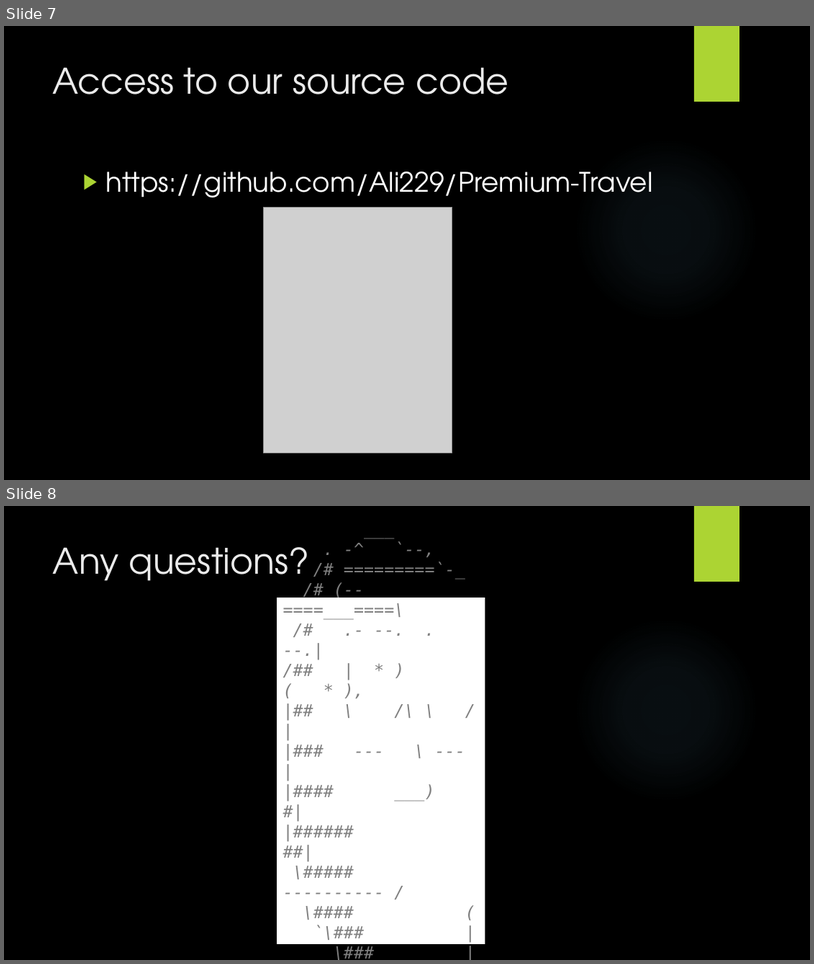
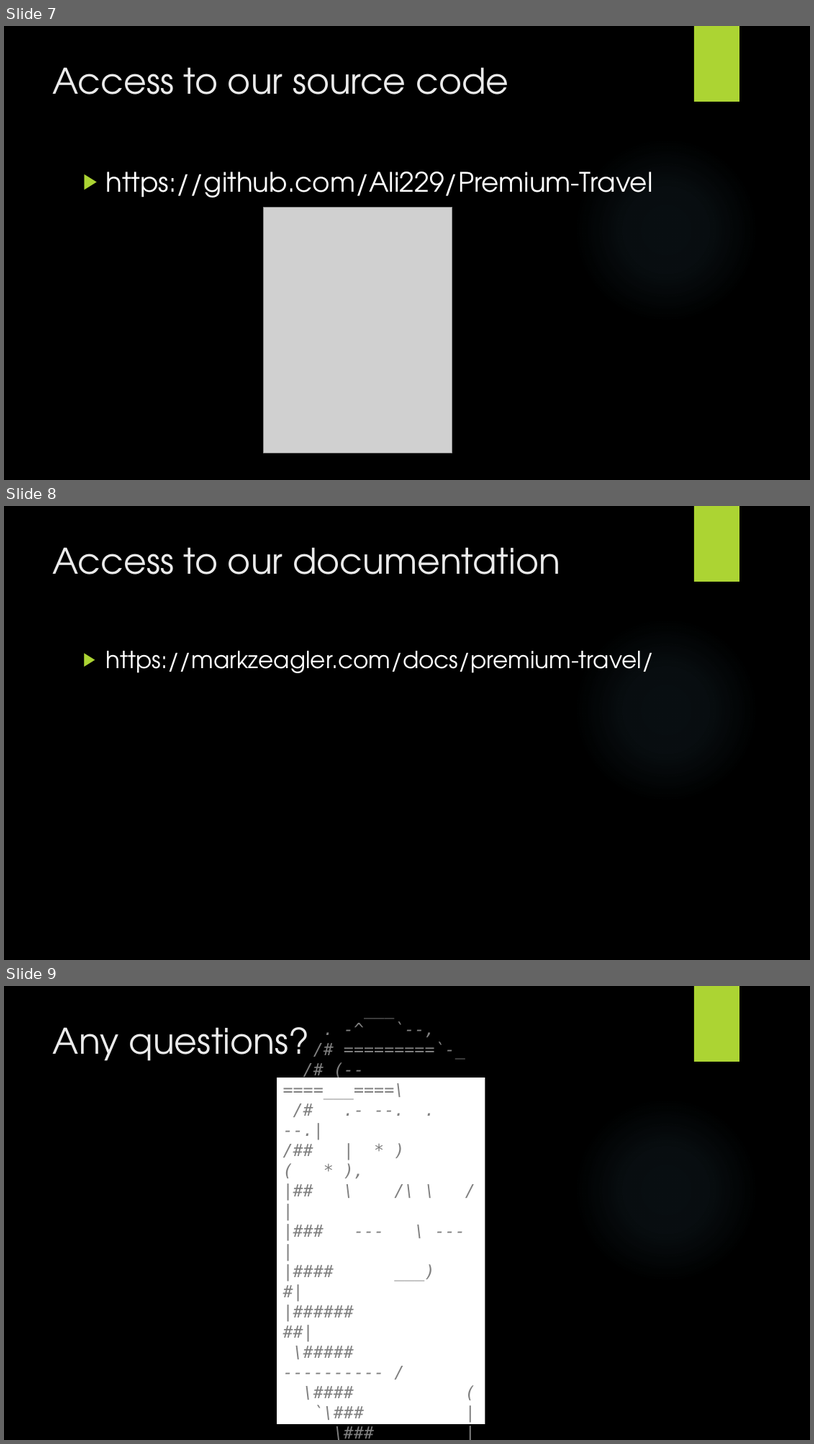
Before and after one commit to Ali229/OOD-Project, a slide deck: Documentation/OOP_Presentation.pptx. Shown one above the other, each under a label of ours: slides 7 and 8 before the commit, slides 7, 8 and 9 after it. The pictures are 814x964 and 814x1444 pixels, drawn with LibreOffice and Linux fonts; fonts in the diff are those of the drawing; grey boxes stand for pictures; background and template pictures are left out. Boxes give left, top, right and bottom in pixels: in the first picture for what was removed or moved away, otherwise in the second. Text is boxed around its words. In the diff, an @@ line names an element or a change of style, - is before the commit and + after.

```diff
--- a/Documentation/OOP_Presentation.pptx
+++ b/Documentation/OOP_Presentation.pptx
@@ slide 8 added at (4,506,810,960), background picture (left out); not listed: 2 template elements that a slide beside it also shows @@
@@ title added at (53,547,561,574), 42 pt, text #EBEBEB @@
+Access to our documentation
@@ text added at (106,650,653,673), 28 pt, text #FFFFFF @@
+▶ https://markzeagler.com/docs/premium-travel/
@@ what was slide 8 is now slide 9 @@
```
Also in this commit, not shown: 7 other files.
